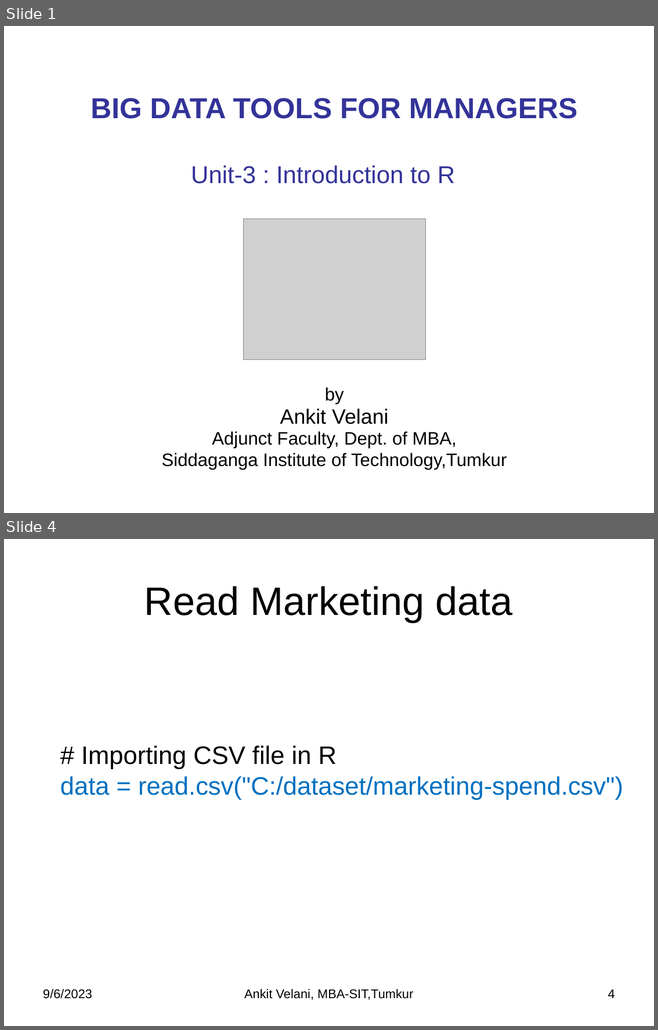
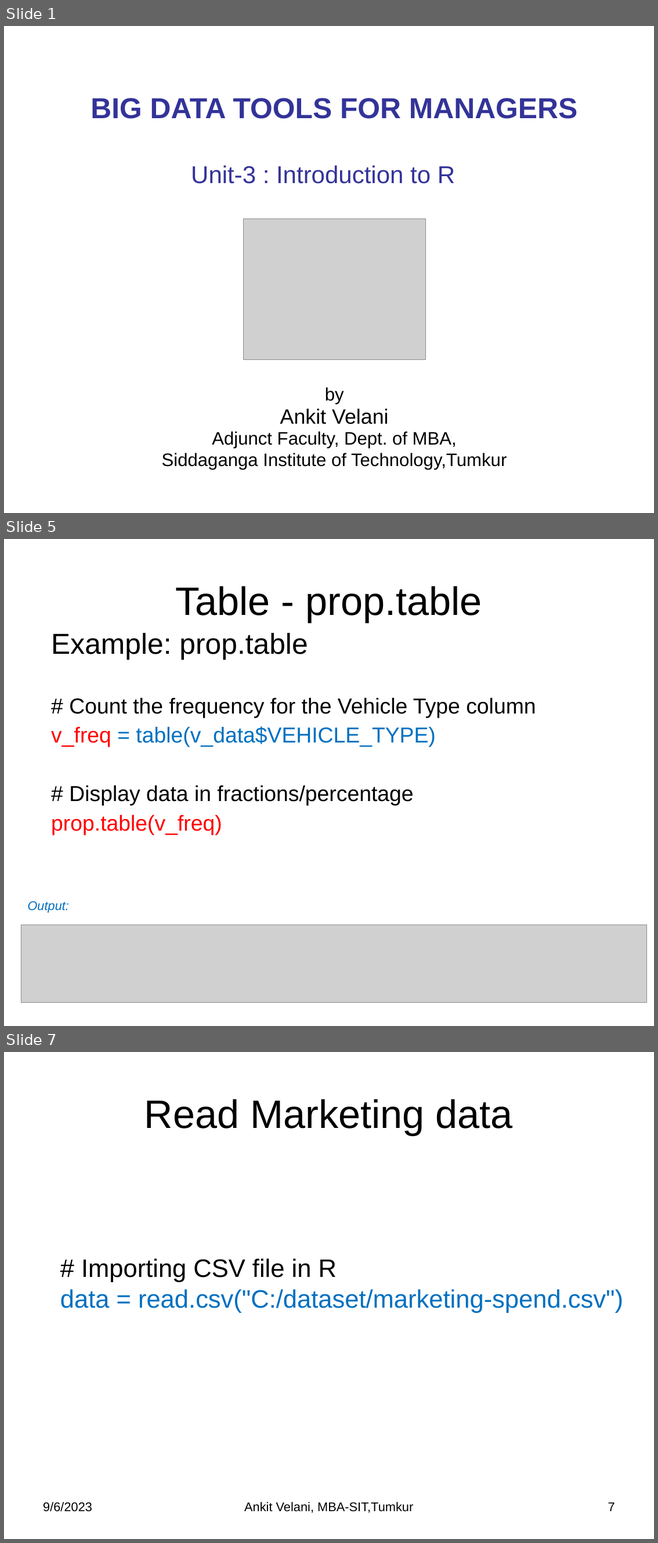
Before and after one commit to sitmbadept/sitmbadept.github.io, a slide deck: 2023/UNIT_3/UNIT-3-R-PART_3.pptx. Shown one above the other, each under a label of ours: slides 1 and 4 before the commit, slides 1, 5 and 7 after it; the slides between them are not shown. The pictures are 658x1030 and 658x1543 pixels, drawn with LibreOffice and Linux fonts; fonts in the diff are those of the drawing; grey boxes stand for pictures. Boxes give left, top, right and bottom in pixels: in the first picture for what was removed or moved away, otherwise in the second. Text is boxed around its words. In the diff, an @@ line names an element or a change of style, - is before the commit and + after.

```diff
--- a/2023/UNIT_3/UNIT-3-R-PART_3.pptx
+++ b/2023/UNIT_3/UNIT-3-R-PART_3.pptx
@@ slide 5 added at box(4, 539, 654, 1026), background #FFFFFF @@
@@ title added at box(175, 586, 482, 622), 44 pt, text #000000 @@
+Table - prop.table
@@ text added at box(51, 633, 535, 835), 24 pt, text #000000 @@
+Example: prop.table
+# Count the frequency for the Vehicle Type column
+v_freq = table(v_data$VEHICLE_TYPE)
+# Display data in fractions/percentage
+prop.table(v_freq)
@@ text added at box(28, 901, 69, 913), 14 pt, text #0070C0, italic @@
+Output:
@@ picture added at box(21, 925, 646, 1003) @@
@@ what was slide 4 is now slide 7 @@
@@ page number at box(608, 1503, 615, 1511): text changed @@
-4
+7
```
Also in this commit, not shown: 2 slides changed, 2 other slides added, 1 other file.
